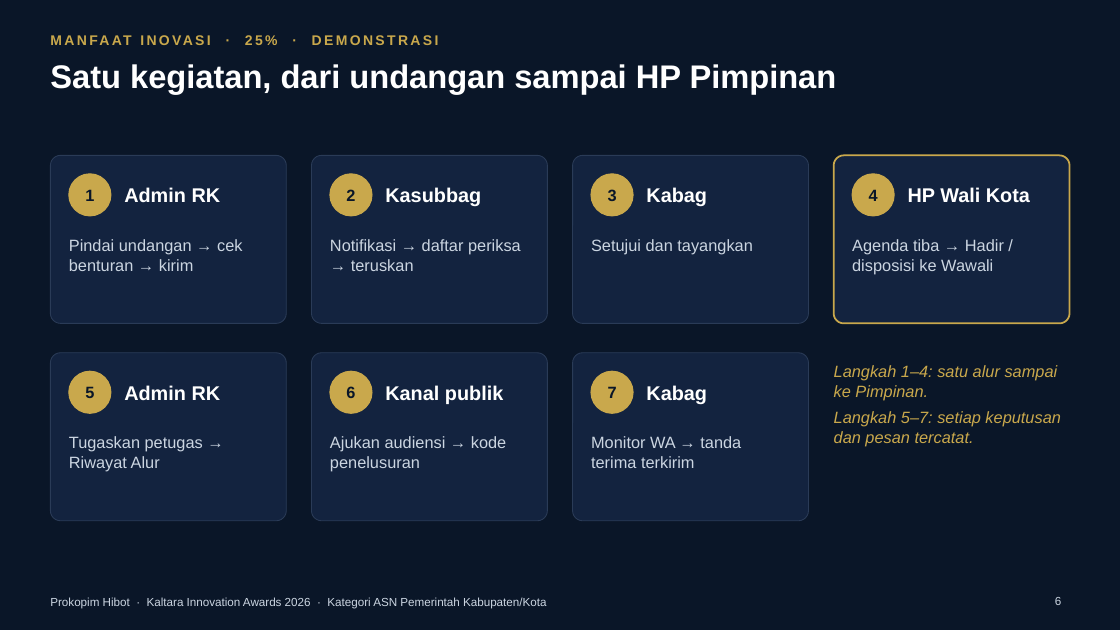
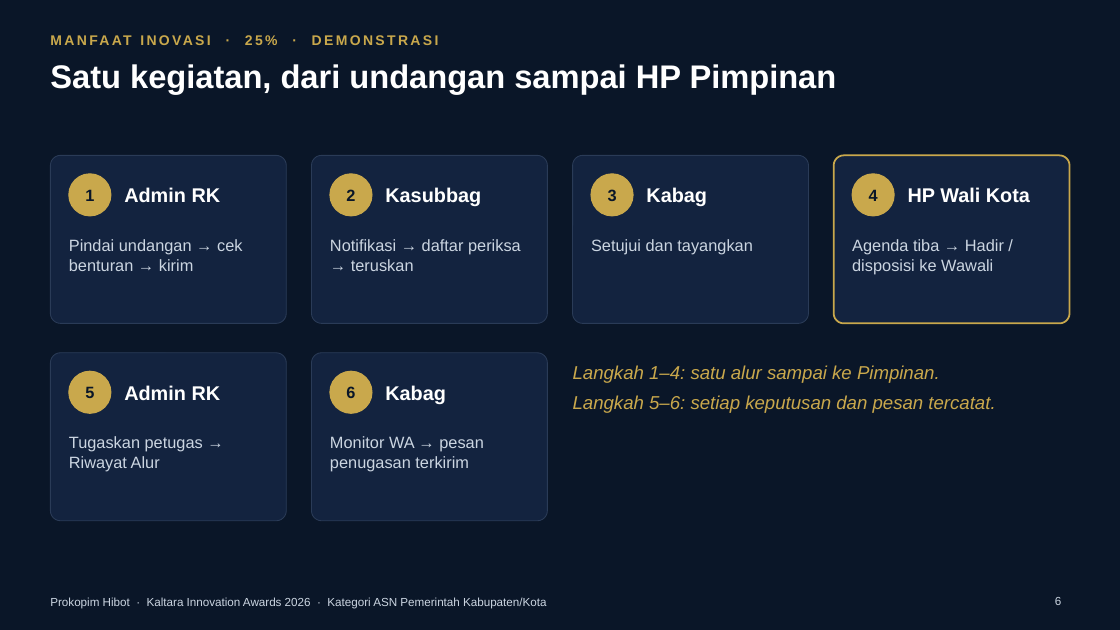
Before and after one commit to ega394/joyful-visuals, a slide deck: slide 6 of docs/lomba/kaltara/Paparan-Prokopim-Hibot-Kaltara-2026.pptx. Drawn at 1120x630 pixels with LibreOffice and Linux fonts; fonts in the diff are those of the drawing. Boxes give left, top, right and bottom in pixels: in the first picture for what was removed or moved away, otherwise in the second. Text is boxed around its words. In the diff, an @@ line names an element or a change of style, - is before the commit and + after.

```diff
--- a/docs/lomba/kaltara/Paparan-Prokopim-Hibot-Kaltara-2026.pptx
+++ b/docs/lomba/kaltara/Paparan-Prokopim-Hibot-Kaltara-2026.pptx
@@ rounded rectangle removed at [573,353,809,521] @@
@@ text at [385,385,446,404]: text changed @@
-Kanal publik
+Kabag
@@ text at [573,365,940,383]: size 14 to 16 pt in "Langkah 1–4: satu alur sampai ke Pimpinan." @@
@@ text "Langkah 1–4: satu alur sampai ...": place and size @@
-text "Langkah 1–4: satu alur sampai ..." at [834,365,1060,447]
+text "Langkah 1–4: satu alur sampai ..." at [573,365,995,413]
@@ ellipse removed at [592,371,634,413] @@
@@ text removed at [608,386,617,398] @@
-7
@@ text removed at [646,385,707,404] @@
-Kabag
@@ text at [573,395,995,413]: text changed; size 14 to 16 pt @@
-Langkah 5–7: setiap keputusan dan pesan tercatat.
+Langkah 5–6: setiap keputusan dan pesan tercatat.
@@ text at [330,436,484,472]: text changed @@
-Ajukan audiensi → kode penelusuran
+Monitor WA → pesan penugasan terkirim
@@ text removed at [591,436,741,468] @@
-Monitor WA → tanda terima terkirim
```
Also in this commit, not shown: 2 other slides changed, 1 slide added, 14 other files.
